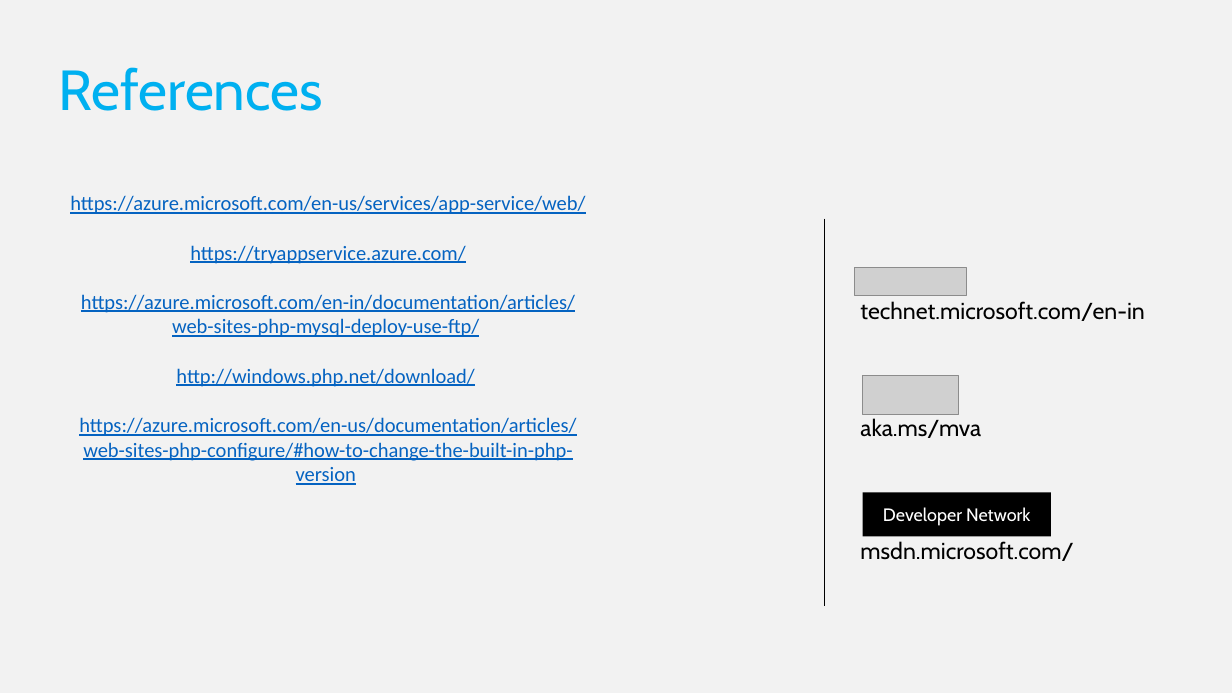
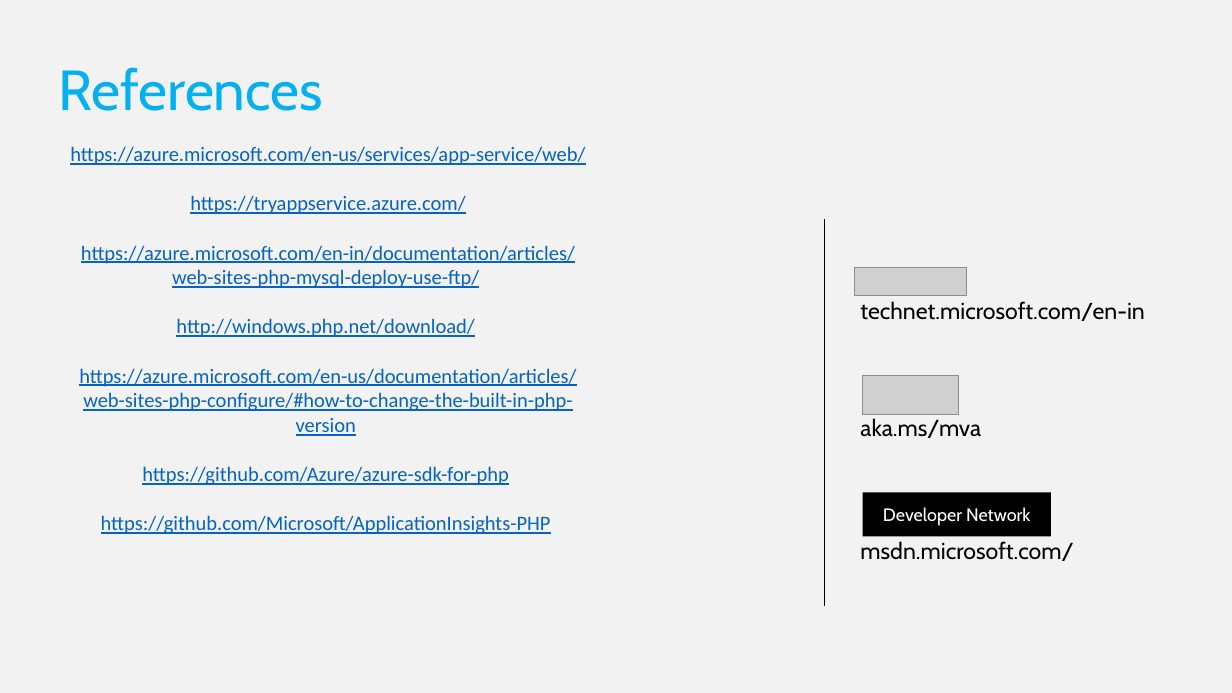
Before and after one commit to FutureUnleashed/OSS, a slide deck: slide 23 of PHP/Future Unleashed_PHPWebApp.pptx (slide 17 before the commit). Drawn at 1232x693 pixels with LibreOffice and Linux fonts; fonts in the diff are those of the drawing; grey boxes stand for pictures; background and template pictures are left out. Boxes give left, top, right and bottom in pixels: in the first picture for what was removed or moved away, otherwise in the second. Text is boxed around its words. In the diff, an @@ line names an element or a change of style, - is before the commit and + after.

```diff
--- a/PHP/Future Unleashed_PHPWebApp.pptx
+++ b/PHP/Future Unleashed_PHPWebApp.pptx
@@ text at box(101, 466, 551, 534): paragraphs added @@
+https://github.com/Azure/azure-sdk-for-php
+https://github.com/Microsoft/ApplicationInsights-PHP
```
Also in this commit, not shown: 7 other slides changed, 8 slides added, 2 slides removed, 1 other file.
